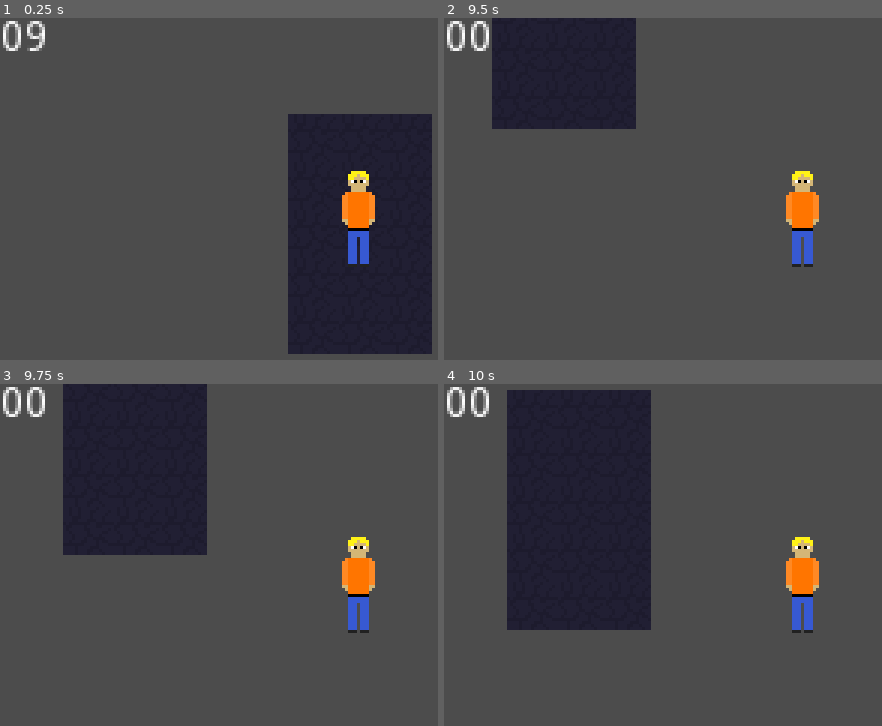
Above: before the commit, frames 1-4 (two rows, left to right).
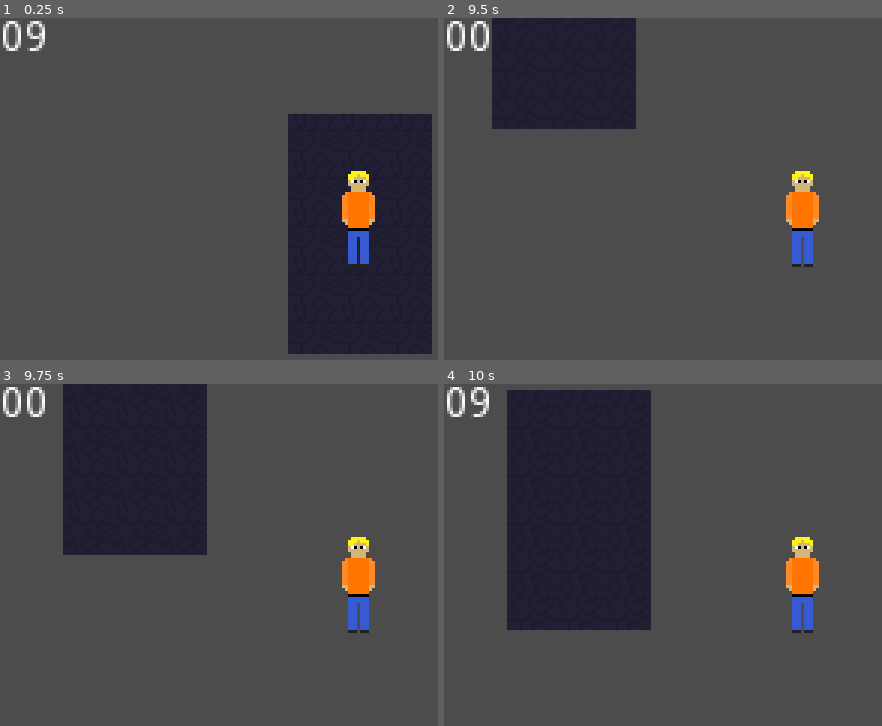
Above: after the commit, the same moments.

Repository: CMDR-Piboy314/Ludum-Dare-51
Game: Godot game, scene res://scn/lvl/Level01.tscn
Two runs of this game, one before a commit and one after it. Both use one fixed random seed, a clock stepped at 60 frames per second and the inputs below.
Inputs:
- Up to frame 1 (0.25 s): no input
- Up to frame 2 (9.5 s): tap Enter at 0.5, 8.75 s; hold D (move_right) 0.53-1.28 s; hold S (move_down) 1.28-2.03 s; hold D (move_right) 2.03-2.78 s; hold W (move_up) 2.78-3.53 s; tap Space at 3.5 s; hold A (move_left) 3.53-5.03 s; hold S (move_down) 5.03-5.78 s; hold D (move_right) 5.78-6.53 s; hold W (move_up) 6.53-7.28 s; hold D (move_right) 7.28-8.03 s; hold S (move_down) 8.03-8.78 s; hold A (move_left) from 8.78 s (still down)
- Up to frame 3 (9.75 s): release A (move_left) at 9.53 s; hold W (move_up) from 9.53 s (still down)
- Up to frame 4 (10 s): keep holding W (move_up)

Frames 1-3 are identical in both runs. In frame 4, 0.2% of the frame differs, in the area x 6-11%, y 1-10%.

Commit message:
Countdown timer resets at 0

Diff:
--- a/scn/UI/Countdown.gd
+++ b/scn/UI/Countdown.gd
@@ -16,6 +16,9 @@
 func _process(delta):
 	countdown -= delta
 
+	if (countdown <= 0):
+		countdown = 10 + countdown
+
 	var displayTime = "%02d" % [fmod(countdown, 60)]
 	text = displayTime
 
